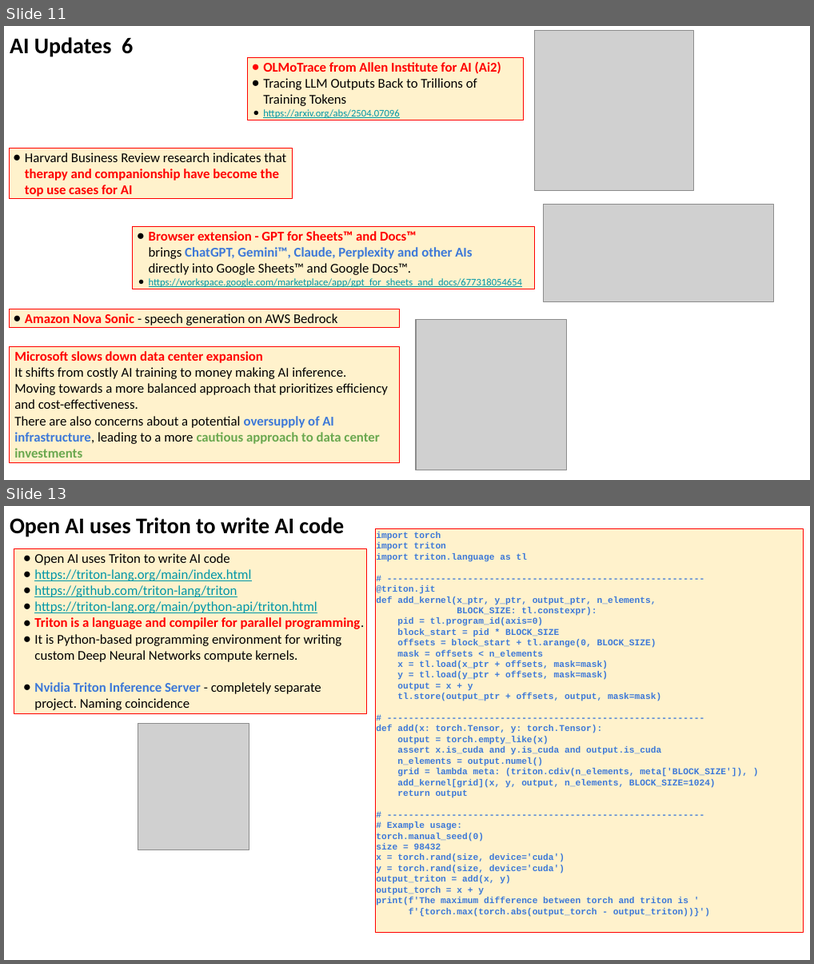
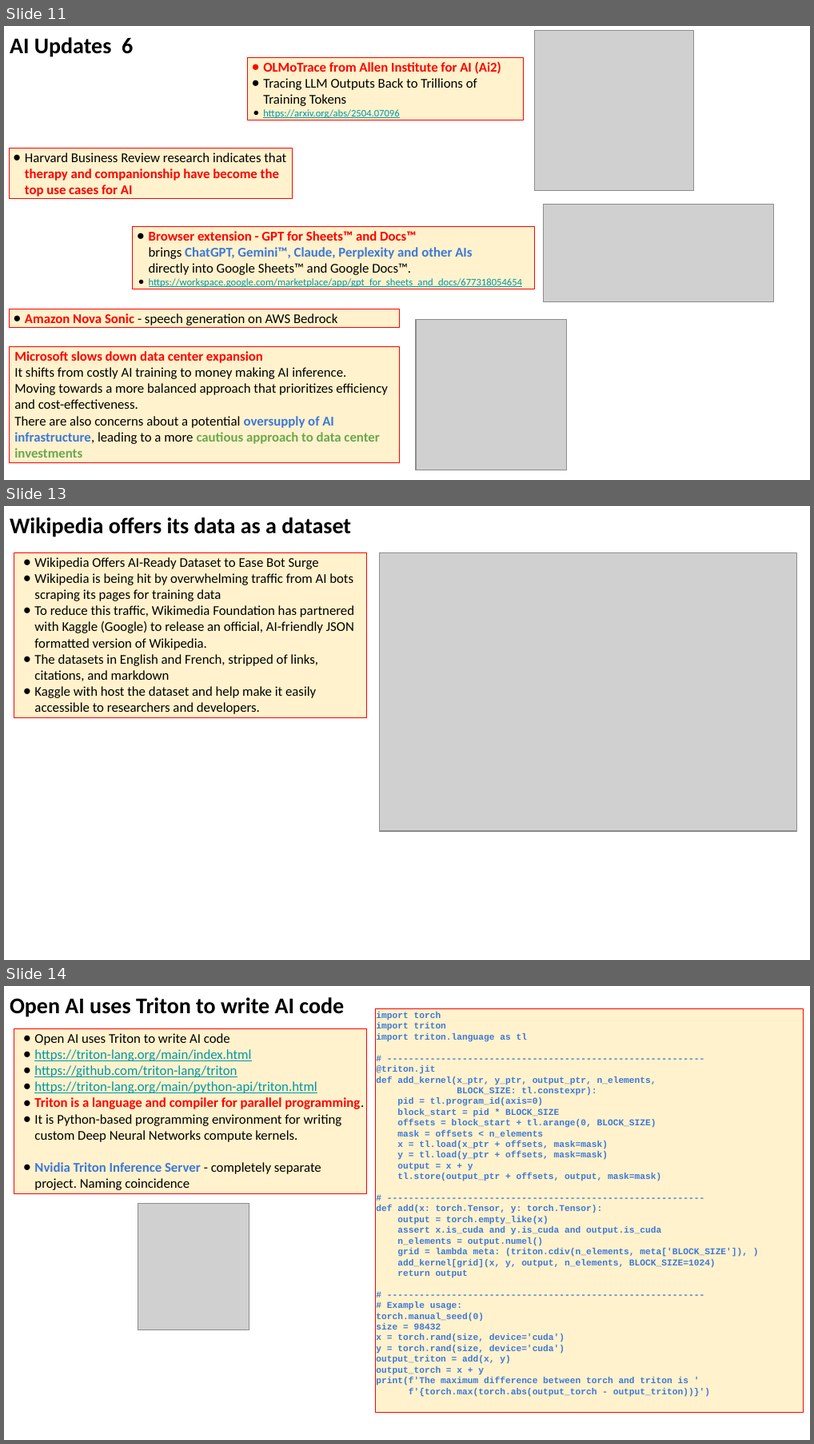
Before and after one commit to lselector/seminar, a slide deck: 2025/2025-04-18-AI-Updates.pptx. Shown one above the other, each under a label of ours: slides 11 and 13 before the commit, slides 11, 13 and 14 after it; the slides between them are not shown. The pictures are 814x964 and 814x1444 pixels, drawn with LibreOffice and Linux fonts; fonts in the diff are those of the drawing; grey boxes stand for pictures. Boxes give left, top, right and bottom in pixels: in the first picture for what was removed or moved away, otherwise in the second. Text is boxed around its words. In the diff, an @@ line names an element or a change of style, - is before the commit and + after.

```diff
--- a/2025/2025-04-18-AI-Updates.pptx
+++ b/2025/2025-04-18-AI-Updates.pptx
@@ slide 13 added at (x1=4, y1=506, x2=810, y2=960), background #FFFFFF @@
@@ text added at (x1=10, y1=517, x2=351, y2=537), 20 pt, text #000000, bold @@
+Wikipedia offers its data as a dataset
@@ rectangle added at (x1=14, y1=552, x2=366, y2=717), fill #FFF2CC, outline #FF0000 0.75 pt, 12 pt, text #000000 @@
+● Wikipedia Offers AI-Ready Dataset to Ease Bot Surge
+● Wikipedia is being hit by overwhelming traffic from AI bots scraping its pages for training data
+● To reduce this traffic, Wikimedia Foundation has partnered with Kaggle (Google) to release an official, AI-friendly JSON formatted version of Wikipedia.
+● The datasets in English and French, stripped of links, citations, and markdown
+● Kaggle with host the dataset and help make it easily accessible to researchers and developers.
@@ picture added at (x1=380, y1=552, x2=797, y2=831) @@
@@ what was slide 13 is now slide 14 @@
```
Also in this commit, not shown: 4 slides changed, 3 other slides added, 1 slide removed.
